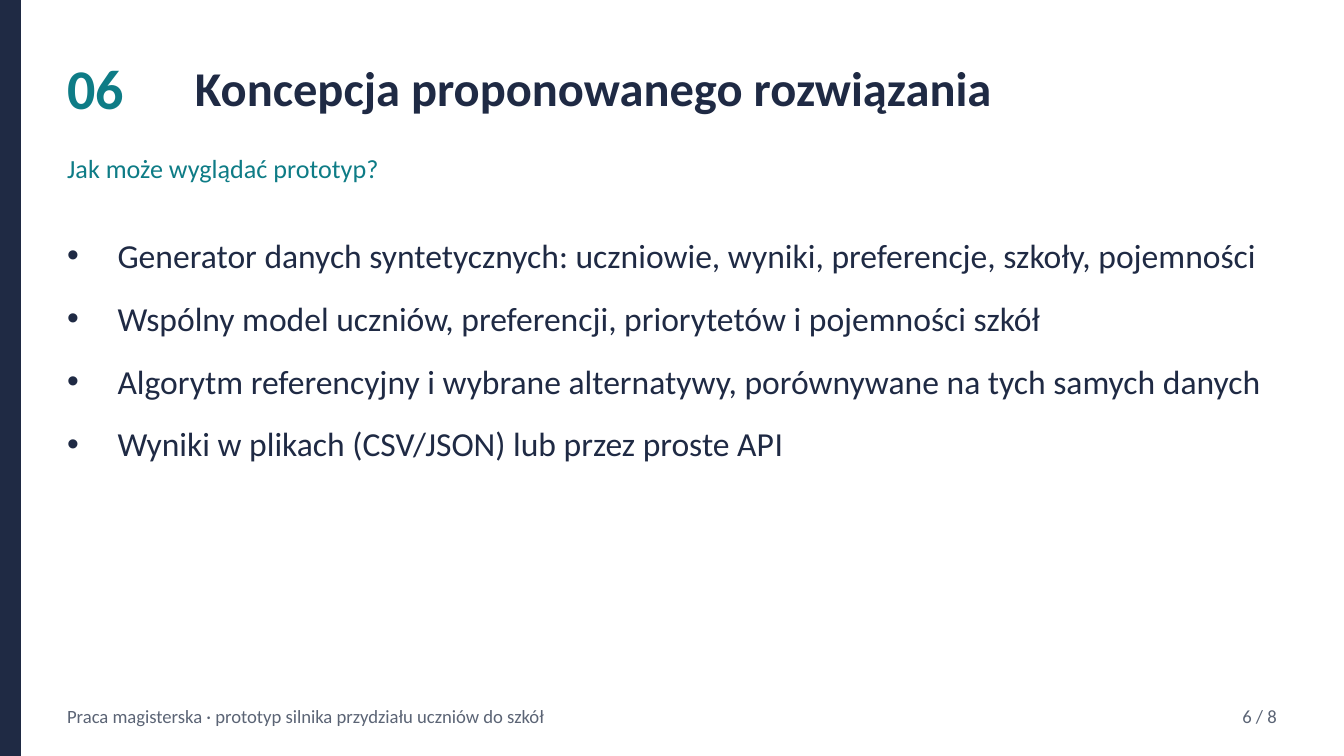
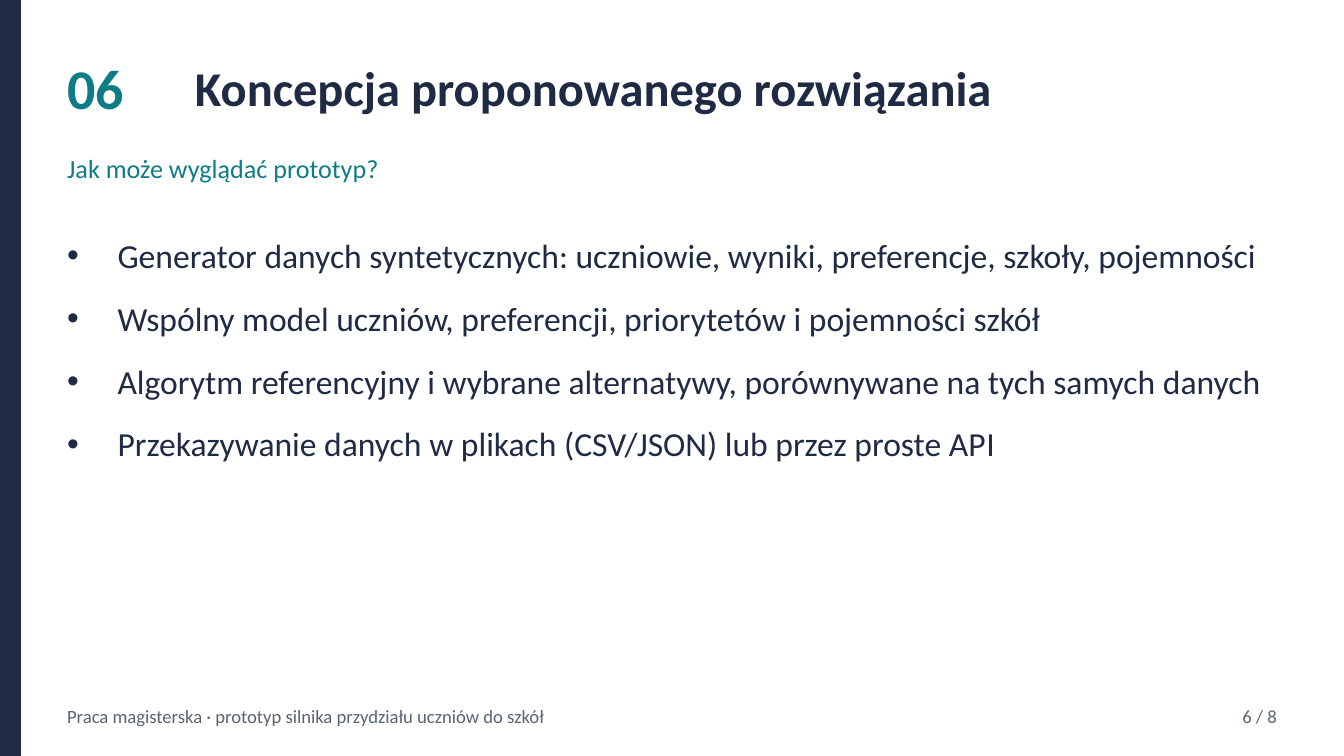
Before and after one commit to JustFiesta/masters, a slide deck: slide 6 of dokumenty-ur/prezentacje/prezentacja_zalozen_pracy.pptx. Drawn at 1344x756 pixels with LibreOffice and Linux fonts; fonts in the diff are those of the drawing. Boxes give left, top, right and bottom in pixels: in the first picture for what was removed or moved away, otherwise in the second. Text is boxed around its words. In the diff, an @@ line names an element or a change of style, - is before the commit and + after.

```diff
--- a/dokumenty-ur/prezentacje/prezentacja_zalozen_pracy.pptx
+++ b/dokumenty-ur/prezentacje/prezentacja_zalozen_pracy.pptx
@@ text at bbox=[118, 431, 995, 462]: text changed @@
-• Wyniki w plikach (CSV/JSON) lub przez proste API
+• Przekazywanie danych w plikach (CSV/JSON) lub przez proste API
```
Also in this commit, not shown: 2 other slides changed.
